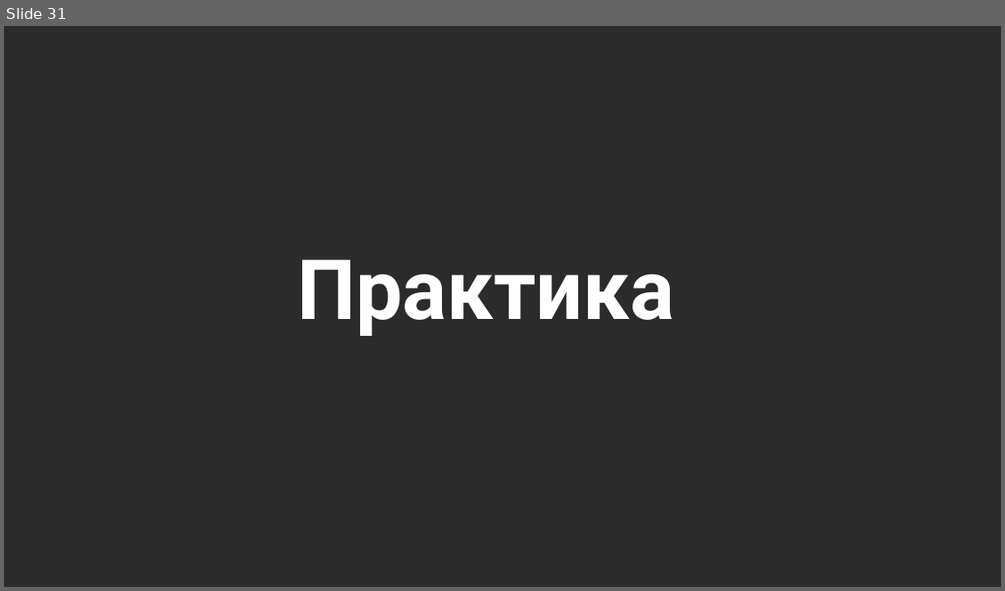
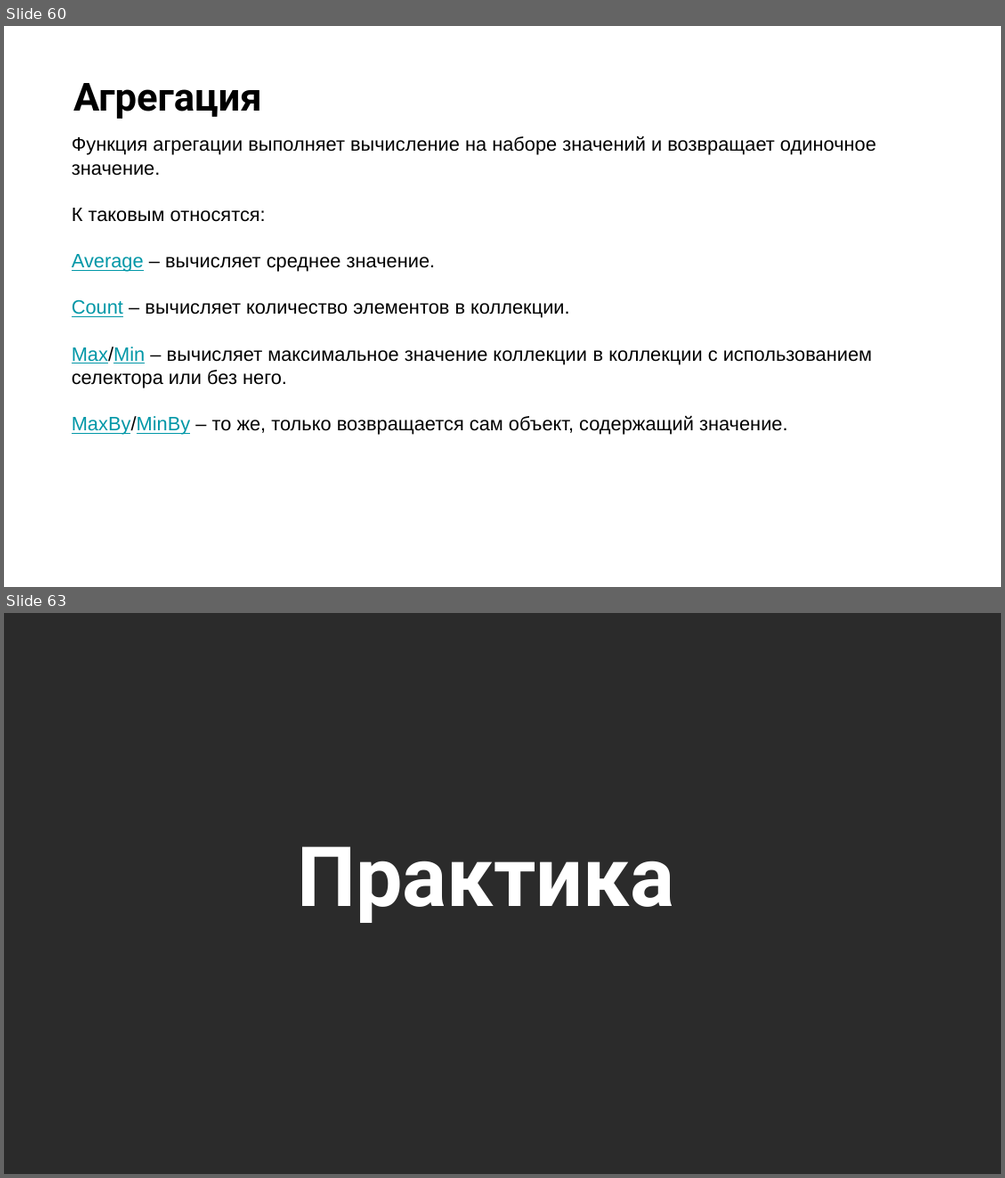
Before and after one commit to NilovPavel/OpenLessonLinq, a slide deck: LinqQueries.pptx. Shown one above the other, each under a label of ours: slide 31 before the commit, slides 60 and 63 after it; the slides between them are not shown. The pictures are 1005x591 and 1005x1178 pixels, drawn with LibreOffice and Linux fonts; fonts in the diff are those of the drawing; background and template pictures are left out; a plain dark background stands for a picture behind light text. Boxes give left, top, right and bottom in pixels: in the first picture for what was removed or moved away, otherwise in the second. Text is boxed around its words. In the diff, an @@ line names an element or a change of style, - is before the commit and + after.

```diff
--- a/LinqQueries.pptx
+++ b/LinqQueries.pptx
@@ slide 60 added at <box>4,26,1001,587</box>, background picture (left out) @@
@@ title added at <box>73,83,262,119</box>, 28 pt, text #000000, bold @@
+Агрегация
@@ text added at <box>72,135,876,435</box>, 14 pt, text #000000 @@
+Функция агрегации выполняет вычисление на наборе значений и возвращает одиночное значение.
+К таковым относятся:
+Average – вычисляет среднее значение.
+Count – вычисляет количество элементов в коллекции.
+Max/Min – вычисляет максимальное значение коллекции в коллекции с использованием селектора или без него.
+MaxBy/MinBy – то же, только возвращается сам объект, содержащий значение.
@@ what was slide 31 is now slide 63 @@
```
Also in this commit, not shown: 31 other slides added.
